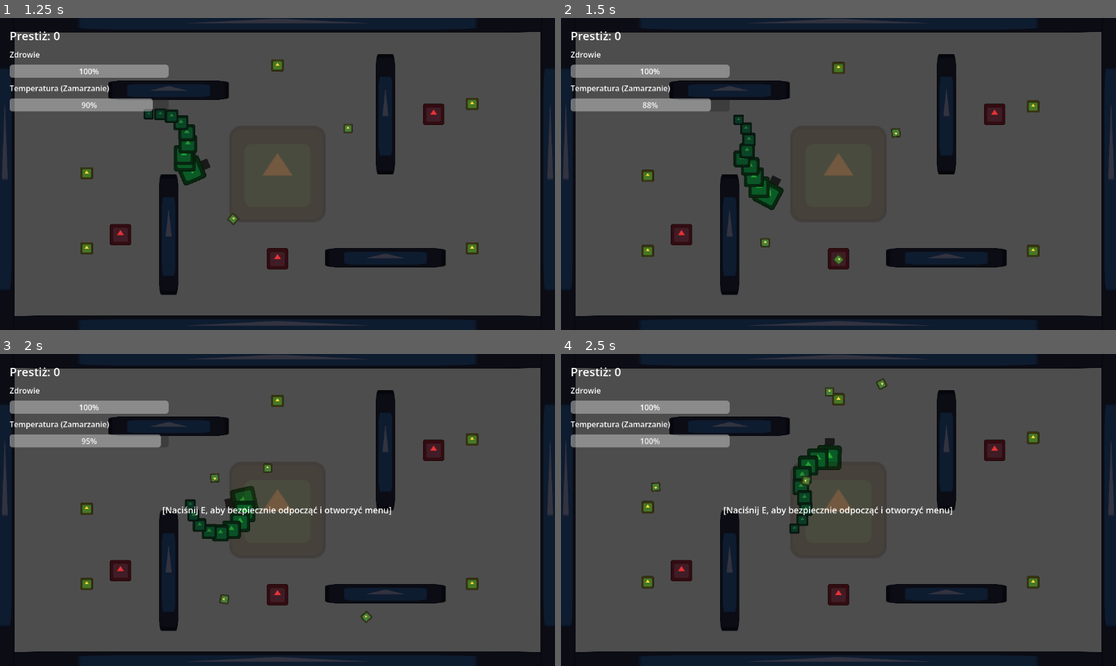
Above: before the commit, frames 1-4 (two rows, left to right).
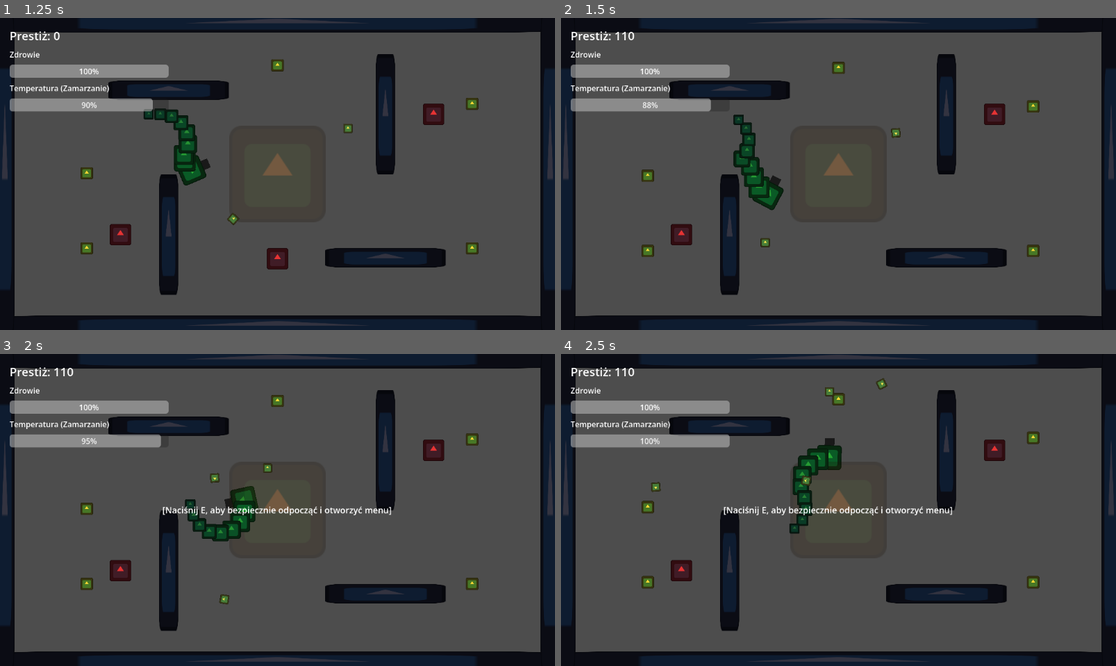
Above: after the commit, the same moments.

Repository: Marcelcie/GentelSnake_Game
Game: Godot game, scene res://poziom.tscn
Two runs of this game, one before a commit and one after it. Both use one fixed random seed, a clock stepped at 60 frames per second and the inputs below. The engine's default icon, where the game draws it, is replaced by a stand-in: a white triangle on a blue panel in a dark square.
Inputs:
- Up to frame 1 (1.25 s): hold D (ui_right) from 0.53 s (still down); hold Space from 0.53 s (still down)
- Up to frame 2 (1.5 s): release D (ui_right) at 1.28 s; release Space at 1.28 s; hold A (ui_left) from 1.28 s (still down); tap E at 1.35 s
- Up to frame 3 (2 s): keep holding A (ui_left); tap Space at 1.52, 1.55, 1.82 s
- Up to frame 4 (2.5 s): release A (ui_left) at 2.03 s; hold D (ui_right) from 2.03 s (still down); hold Space from 2.03 s (still down)

Frame 1 is identical in both runs. In frame 2, 0.3% of the frame differs, in the area x 9-52%, y 4-81%; in frame 3, 0.4%, in the area x 9-68%, y 4-87%; in frame 4, 0.3%.

Commit message:
Fix projectile collision with enemies and Winston

Diff:
--- a/pocisk.tscn
+++ b/pocisk.tscn
@@ -7,7 +7,7 @@
 
 [node name="Pocisk" type="CharacterBody2D"]
 collision_layer = 2
-collision_mask = 3
+collision_mask = 5
 script = ExtResource("1_pocisk_script")
 
 [node name="CollisionShape2D" type="CollisionShape2D" parent="."]
--- a/winston.gd
+++ b/winston.gd
@@ -190,6 +190,7 @@
 	var pocisk_scene = load("res://pocisk.tscn")
 	if pocisk_scene:
 		var pocisk = pocisk_scene.instantiate()
+		pocisk.add_collision_exception_with(self)
 		pocisk.global_position = global_position + Vector2.RIGHT.rotated(rotation) * 40.0
 		pocisk.velocity = Vector2.RIGHT.rotated(rotation) * 500.0
 		pocisk.damage = 10 + (maniery - 10) * 2
